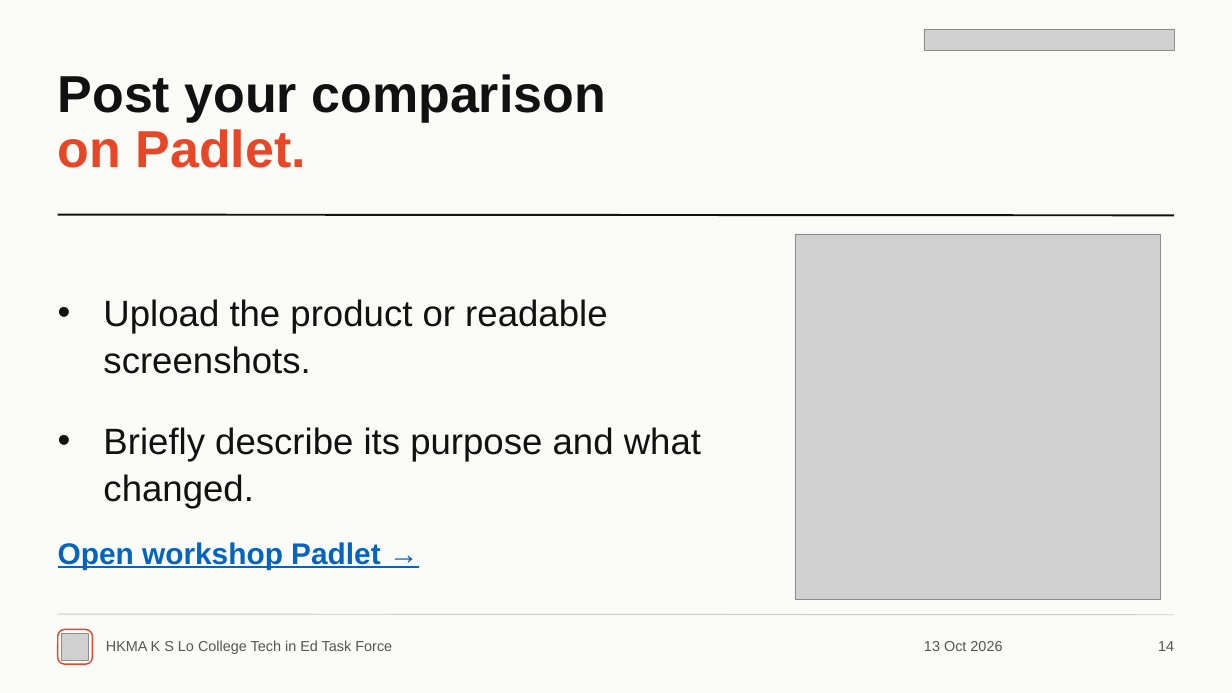
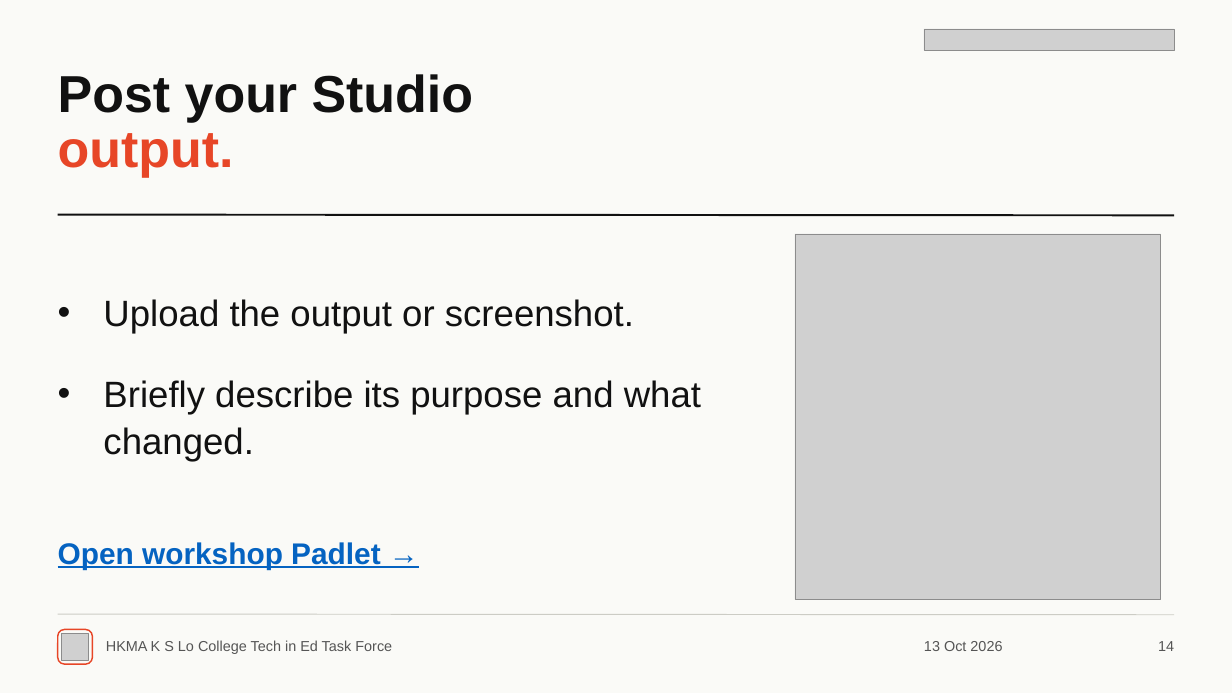
Before and after one commit to hkmakslo/261013, a slide deck: slide 14 of public/downloads/Gemini-Notebook-Workshop.pptx. Drawn at 1232x693 pixels with LibreOffice and Linux fonts; fonts in the diff are those of the drawing; grey boxes stand for pictures. Boxes give left, top, right and bottom in pixels: in the first picture for what was removed or moved away, otherwise in the second. Text is boxed around its words. In the diff, an @@ line names an element or a change of style, - is before the commit and + after.

Commit message:
Update Studio output sharing wording

```diff
--- a/public/downloads/Gemini-Notebook-Workshop.pptx
+++ b/public/downloads/Gemini-Notebook-Workshop.pptx
@@ text at [58, 74, 473, 177]: text changed @@
-Post your comparison
-on Padlet.
+Post your Studio
+output.
@@ text at [103, 299, 634, 333]: text changed @@
-• Upload the product or readable screenshots.
+• Upload the output or screenshot.
```
Also in this commit, not shown: 34 other files.
